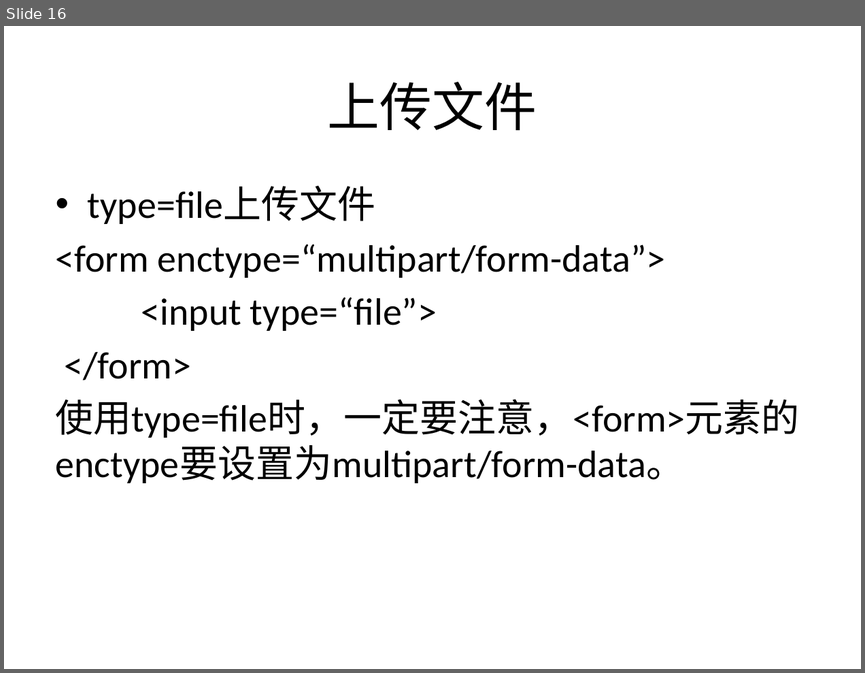
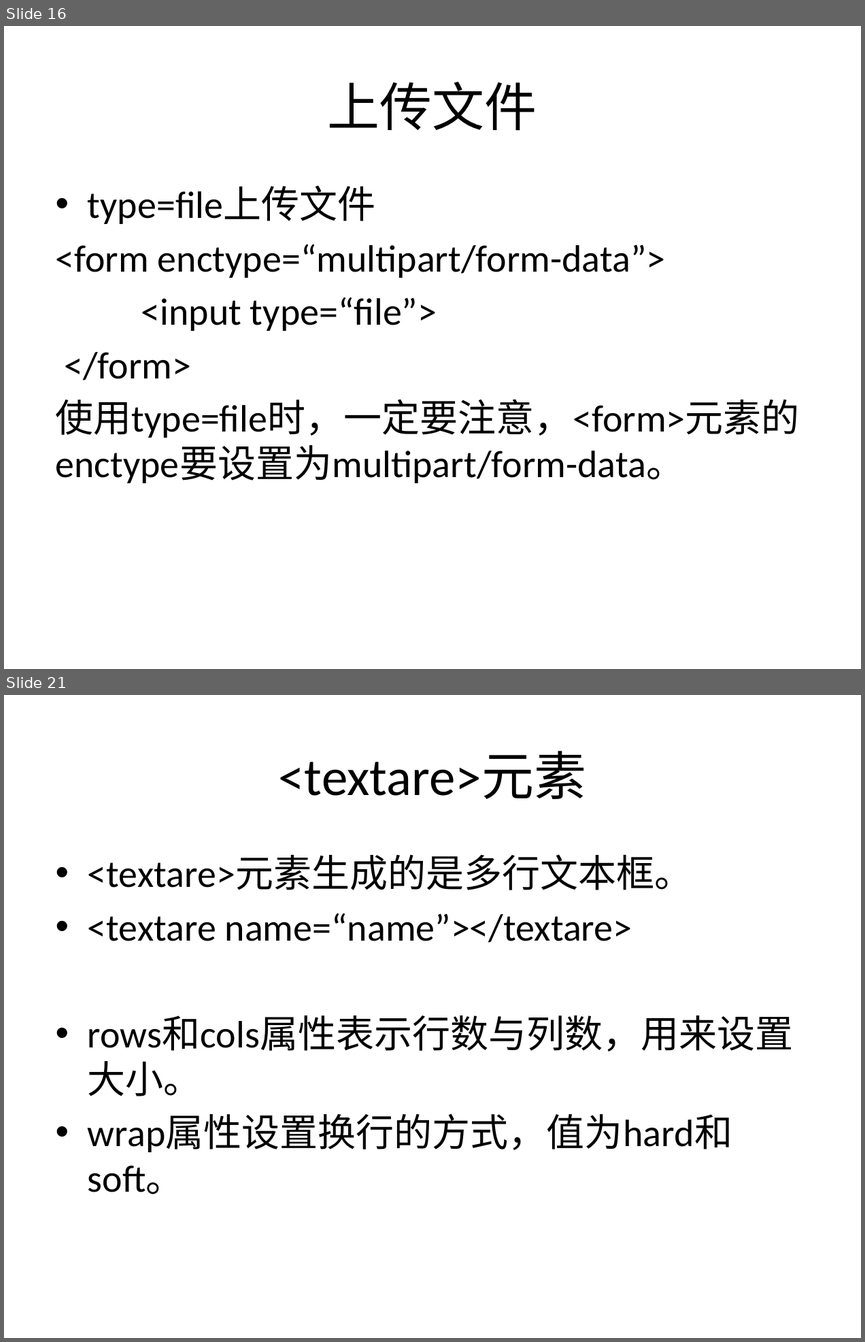
Before and after one commit to sans123wx/class, a slide deck: 网页设计与制作/课件/3/表单.pptx. Shown one above the other, each under a label of ours: slide 16 before the commit, slides 16 and 21 after it; the slides between them are not shown. The pictures are 865x673 and 865x1342 pixels, drawn with LibreOffice and Linux fonts; fonts in the diff are those of the drawing. Boxes give left, top, right and bottom in pixels: in the first picture for what was removed or moved away, otherwise in the second. Text is boxed around its words. In the diff, an @@ line names an element or a change of style, - is before the commit and + after.

```diff
--- a/网页设计与制作/课件/3/表单.pptx
+++ b/网页设计与制作/课件/3/表单.pptx
@@ slide 21 added at box(4, 695, 861, 1338), background #FFFFFF @@
@@ title added at box(279, 751, 587, 799), 44 pt, text #000000 @@
+<textare>元素
@@ text added at box(88, 855, 793, 1194), 32 pt, text #000000 @@
+• <textare>元素生成的是多行文本框。
+• <textare name=“name”></textare>
+• rows和cols属性表示行数与列数，用来设置大小。
+• wrap属性设置换行的方式，值为hard和soft。
```
Also in this commit, not shown: 3 slides changed, 2 other slides added, 1 other file.
